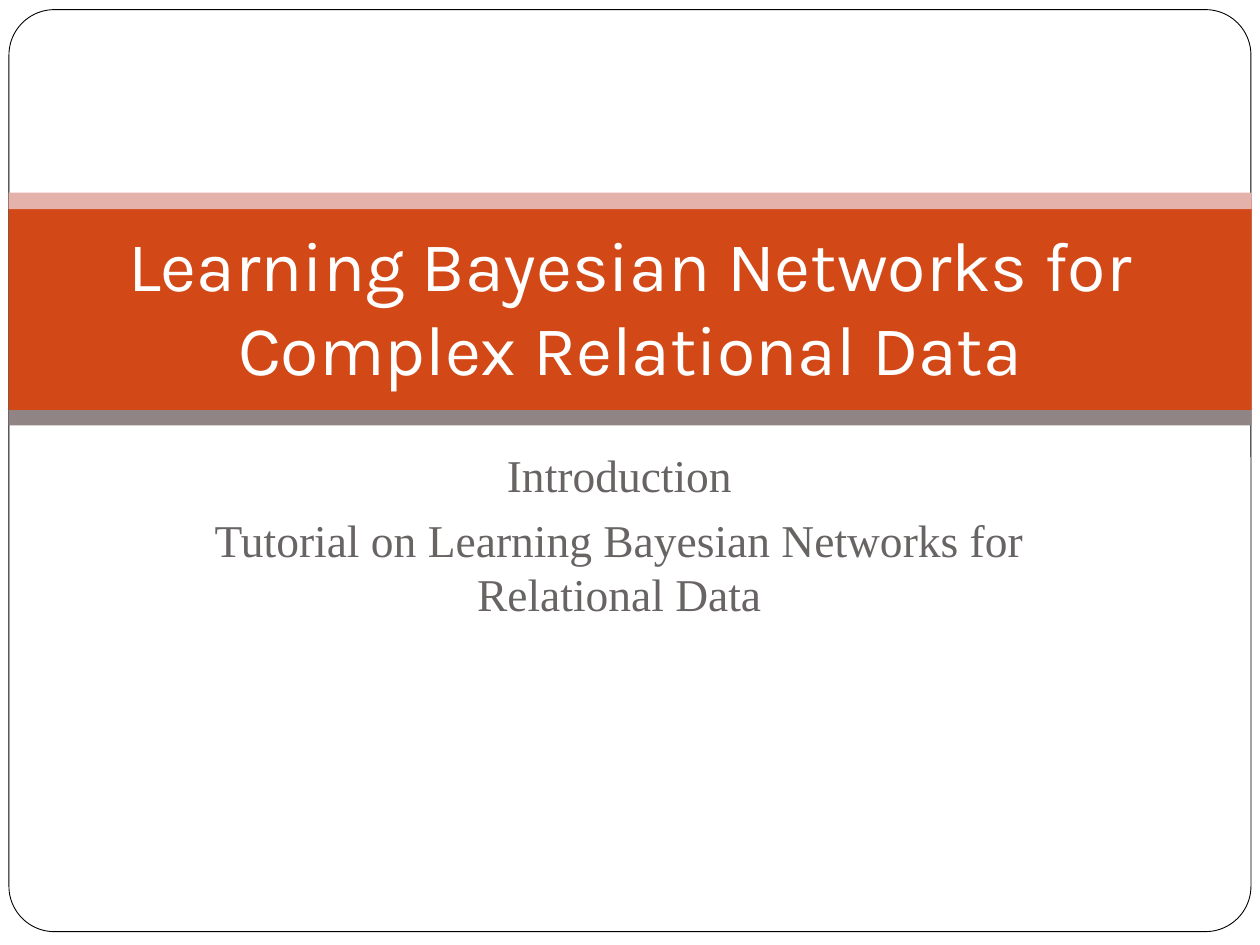
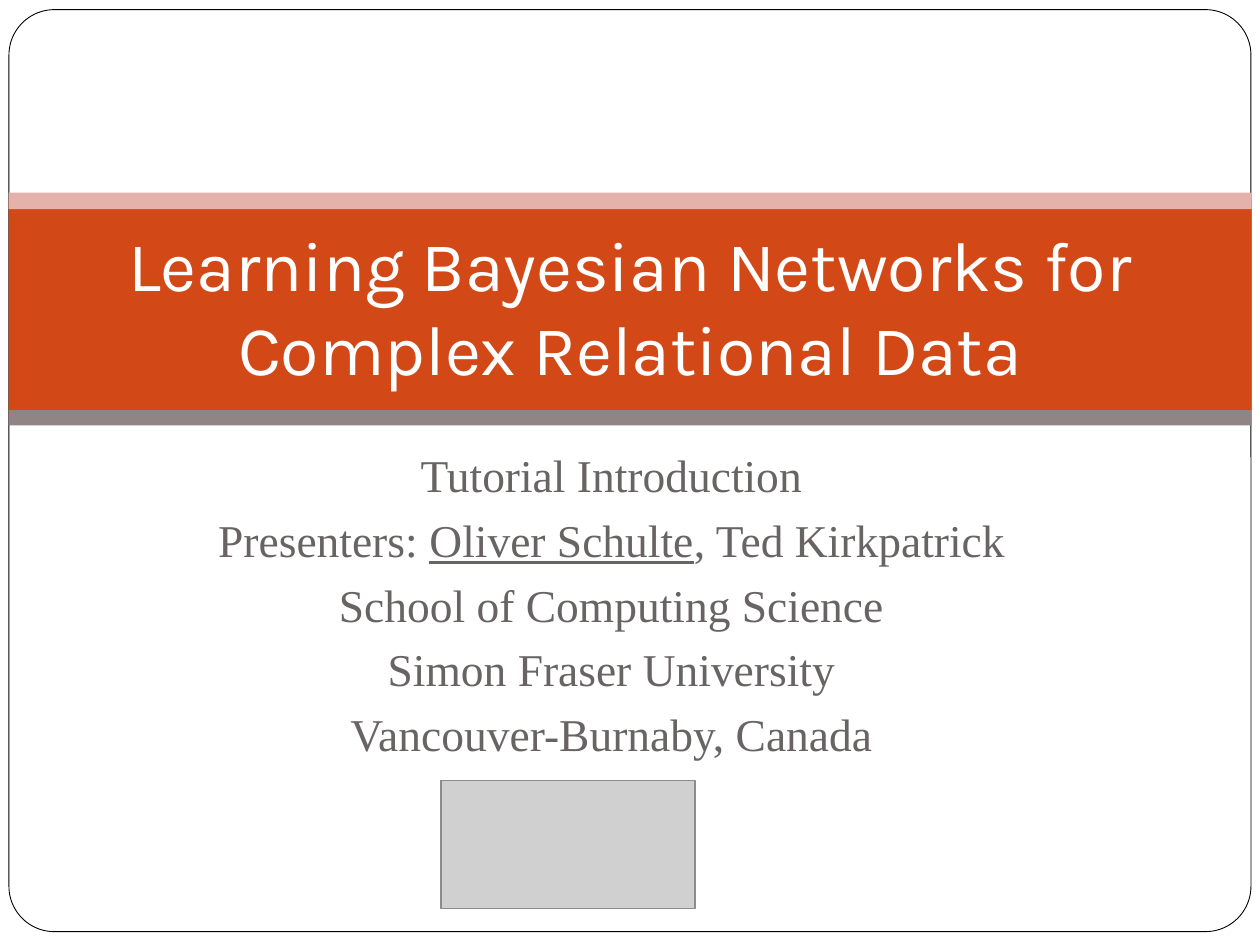
Before and after one commit to oschulte/srl-tutorial-slides, a slide deck: slide 1 of ch0-example-queries.pptx. Drawn at 1260x945 pixels with LibreOffice and Linux fonts; fonts in the diff are those of the drawing; grey boxes stand for pictures; background and template pictures are left out. Boxes give left, top, right and bottom in pixels: in the first picture for what was removed or moved away, otherwise in the second. Text is boxed around its words. In the diff, an @@ line names an element or a change of style, - is before the commit and + after.

```diff
--- a/ch0-example-queries.pptx
+++ b/ch0-example-queries.pptx
@@ subtitle at bbox=[218, 460, 1005, 760]: text changed @@
-Introduction
-Tutorial on Learning Bayesian Networks for Relational Data
+Tutorial Introduction
+Presenters: Oliver Schulte, Ted Kirkpatrick
+School of Computing Science
+Simon Fraser University
+Vancouver-Burnaby, Canada
@@ picture added at bbox=[441, 780, 696, 908] @@
```
Also in this commit, not shown: 3 other slides changed, 1 other file.
